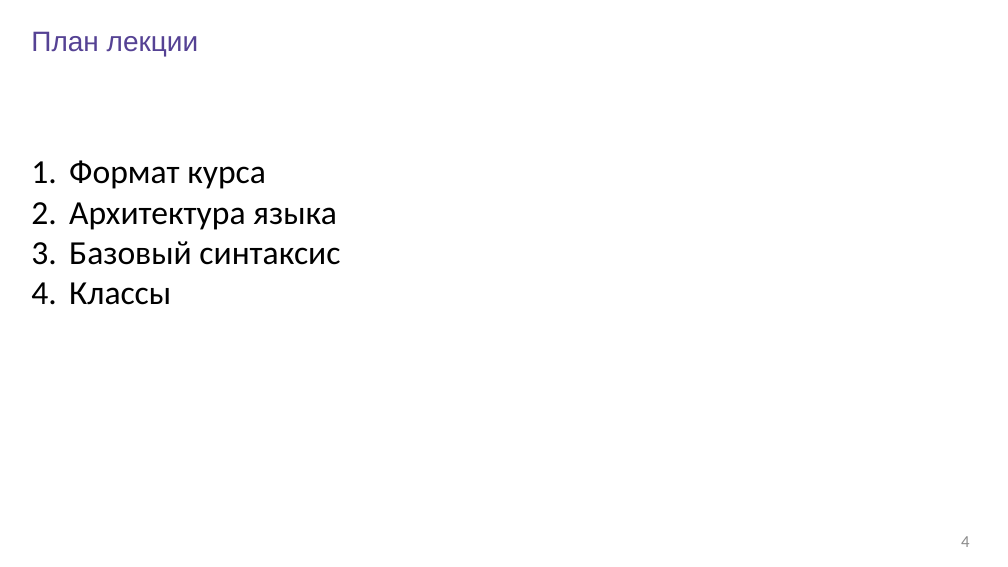
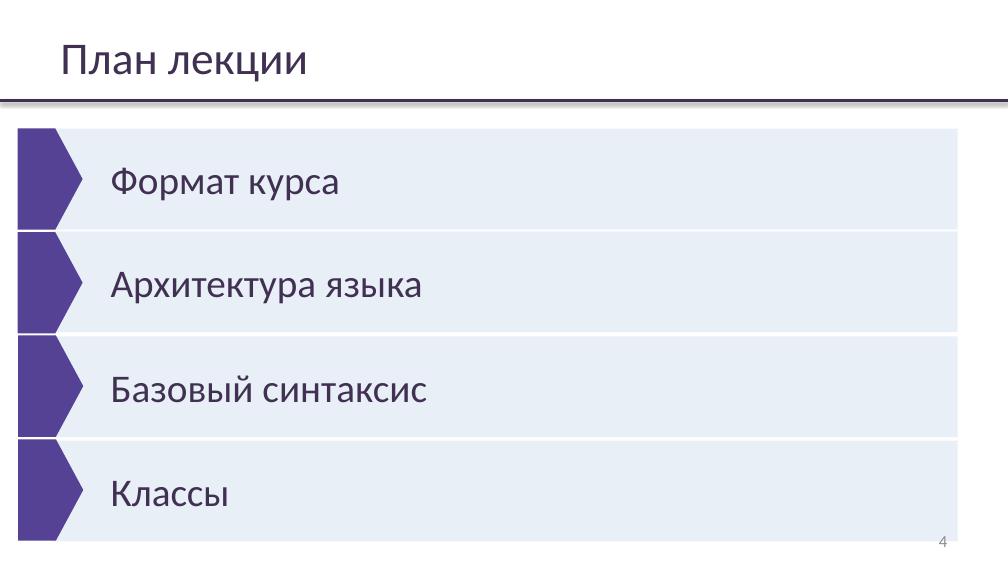
Before and after one commit to rybalkinsd/atom, a slide deck: slide 4 of lecture1/presentation/lecture01.pptx. Drawn at 1008x567 pixels with LibreOffice and Linux fonts; fonts in the diff are those of the drawing; background and template pictures are left out. Boxes give left, top, right and bottom in pixels: in the first picture for what was removed or moved away, otherwise in the second. Text is boxed around its words. In the diff, an @@ line names an element or a change of style, - is before the commit and + after.

Commit message:
Presentation style normalization

```diff
--- a/lecture1/presentation/lecture01.pptx
+++ b/lecture1/presentation/lecture01.pptx
@@ title "План лекции": place and size @@
-title "План лекции" at (31, 31, 199, 56)
+title "План лекции" at (60, 45, 308, 82)
@@ title "План лекции" at (60, 45, 308, 82): size 20 to 32.4 pt, font Arial to Calibri, text colour #554294 to #403152; vertical alignment top to middle @@
@@ line added from (0, 101) to (1008, 101), #403152 2 pt @@
@@ rectangle added at (50, 129, 958, 230), fill #DCE6F2 at 61% opacity, 28 pt, text #403152 @@
+  Формат курса
@@ text at (69, 160, 266, 189): paragraph removed @@
-1. Формат курса
@@ text "Архитектура языка": place and size @@
-text "Архитектура языка" at (69, 160, 340, 305)
+text "Архитектура языка" at (111, 272, 423, 304)
@@ text "Архитектура языка" at (111, 272, 423, 304): size 24 to 28 pt, text colour #000000 to #403152; bullet 1. to none; list level 1 to 2 in "Архитектура языка"; vertical alignment top to middle @@
@@ text at (69, 241, 340, 305): paragraphs removed @@
-3. Базовый синтаксис
-4. Классы
@@ rectangle added at (50, 337, 958, 437), fill #DCE6F2 at 61% opacity, 28 pt, text #403152 @@
+  Базовый синтаксис
@@ group added at (17, 128, 84, 541): 4 pentagon arrows @@
@@ rectangle added at (50, 440, 958, 541), fill #DCE6F2 at 61% opacity, 28 pt, text #403152 @@
+  Классы
@@ page number: place and size @@
-page number at (961, 536, 969, 547)
+page number at (939, 536, 947, 547)
```
Also in this commit, not shown: 34 other slides changed, 1 slide added, 1 other file.
